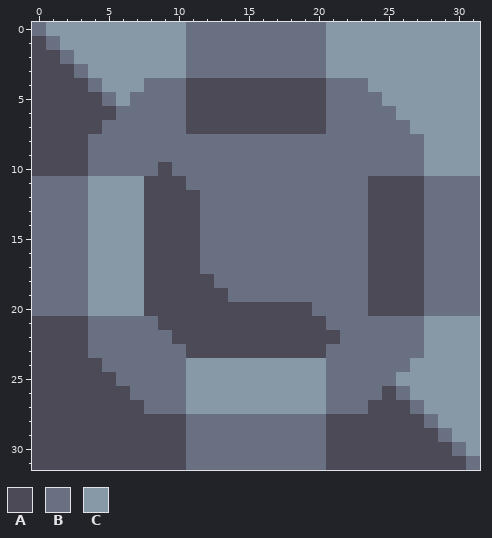
Pixel-art sprite: assets/sprites/blocks/distribution/impulse-sorter.png. Above is the file before it was changed.
The file is 32x32 pixels.
Palette (. is transparent): A #4d4a58  B #697082  C #8799a7
Pixels before, first column x 0:
 0 BCCCCCCCCCCBBBBBBBBBBCCCCCCCCCCC
 1 ABCCCCCCCCCBBBBBBBBBBCCCCCCCCCCC
 2 AABCCCCCCCCBBBBBBBBBBCCCCCCCCCCC
 3 AAABCCCCCCCBBBBBBBBBBCCCCCCCCCCC
 4 AAAABCCCBBBAAAAAAAAAABBBCCCCCCCC
 5 AAAAABCBBBBAAAAAAAAAABBBBCCCCCCC
 6 AAAAAABBBBBAAAAAAAAAABBBBBCCCCCC
 7 AAAAABBBBBBAAAAAAAAAABBBBBBCCCCC
 8 AAAABBBBBBBBBBBBBBBBBBBBBBBBCCCC
 9 AAAABBBBBBBBBBBBBBBBBBBBBBBBCCCC
10 AAAABBBBBABBBBBBBBBBBBBBBBBBCCCC
11 BBBBCCCCAAABBBBBBBBBBBBBAAAABBBB
12 BBBBCCCCAAAABBBBBBBBBBBBAAAABBBB
13 BBBBCCCCAAAABBBBBBBBBBBBAAAABBBB
14 BBBBCCCCAAAABBBBBBBBBBBBAAAABBBB
15 BBBBCCCCAAAABBBBBBBBBBBBAAAABBBB
16 BBBBCCCCAAAABBBBBBBBBBBBAAAABBBB
17 BBBBCCCCAAAABBBBBBBBBBBBAAAABBBB
18 BBBBCCCCAAAAABBBBBBBBBBBAAAABBBB
19 BBBBCCCCAAAAAABBBBBBBBBBAAAABBBB
20 BBBBCCCCAAAAAAAAAAAABBBBAAAABBBB
21 AAAABBBBBAAAAAAAAAAAABBBBBBBCCCC
22 AAAABBBBBBAAAAAAAAAAAABBBBBBCCCC
23 AAAABBBBBBBAAAAAAAAAABBBBBBBCCCC
24 AAAAABBBBBBCCCCCCCCCCBBBBBBCCCCC
25 AAAAAABBBBBCCCCCCCCCCBBBBBCCCCCC
26 AAAAAAABBBBCCCCCCCCCCBBBBABCCCCC
27 AAAAAAAABBBCCCCCCCCCCBBBAAABCCCC
28 AAAAAAAAAAABBBBBBBBBBAAAAAAABCCC
29 AAAAAAAAAAABBBBBBBBBBAAAAAAAABCC
30 AAAAAAAAAAABBBBBBBBBBAAAAAAAAABC
31 AAAAAAAAAAABBBBBBBBBBAAAAAAAAAAB
After the commit:
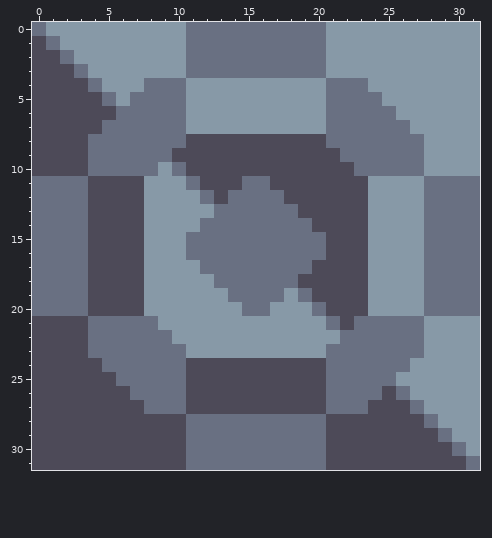
Edits made:
Changed rows in their new state; - is an unchanged pixel.
first column x 4:
 4 -------CCCCCCCCCC-------
 5 -------CCCCCCCCCC-------
 6 -------CCCCCCCCCC-------
 7 -------CCCCCCCCCC-------
 8 -------AAAAAAAAAA-------
 9 ------AAAAAAAAAAAA------
10 -----C-AAAAAAAAAAAA-----
11 AAAACCC-AAA--AAAAAAACCCC
12 AAAACCCC-A----AAAAAACCCC
13 AAAACCCCC------AAAAACCCC
14 AAAACCCC--------AAAACCCC
15 AAAACCCB---------AAACCCC
16 AAAACCCB---------AAACCCC
17 AAAACCCC--------AAAACCCC
18 AAAACCCCC------AAAAACCCC
19 AAAACCCCCC----C-AAAACCCC
20 AAAACCCCCCCBBCCC-AAACCCC
21 -----CCCCCCCCCCCC-A-----
22 ------CCCCCCCCCCCC------
23 -------CCCCCCCCCC-------
24 -------AAAAAAAAAA-------
25 -------AAAAAAAAAA-------
26 -------AAAAAAAAAA-------
27 -------AAAAAAAAAA-------
